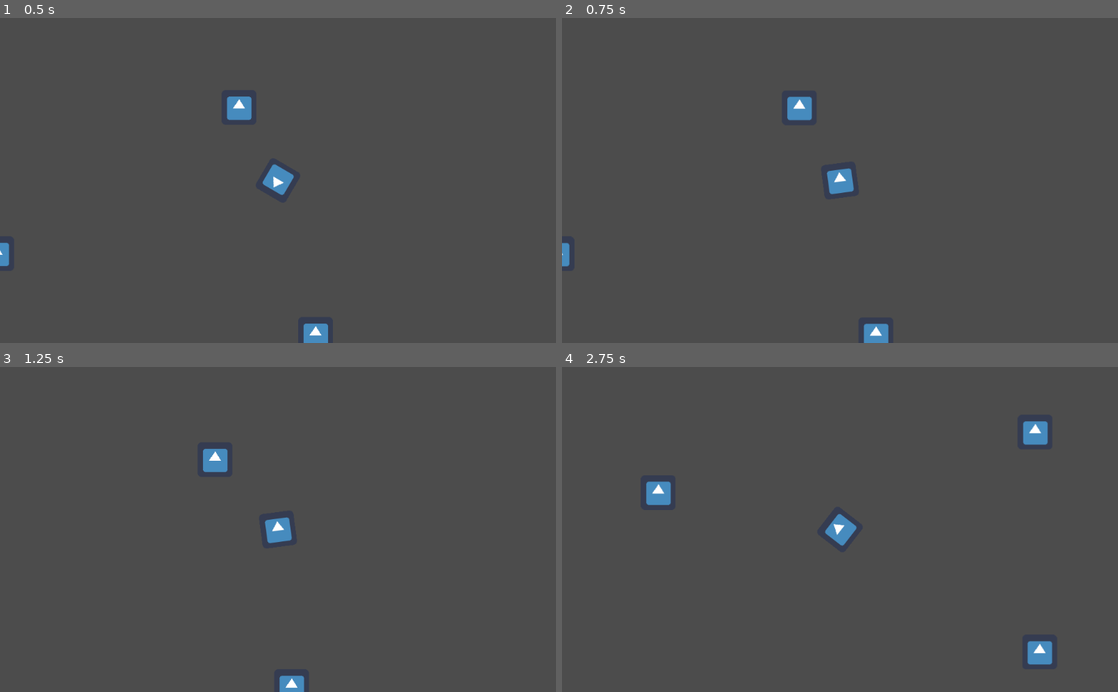
Above: before the commit, frames 1-4 (two rows, left to right).
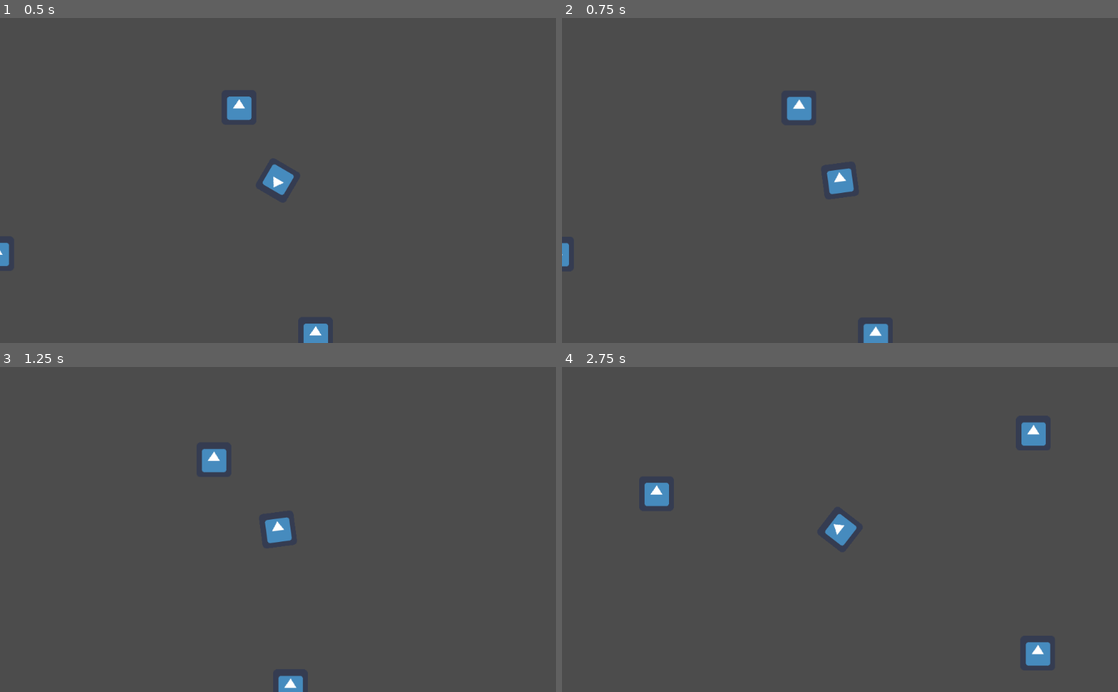
Above: after the commit, the same moments.

Repository: kpfries/moonshot2020
Game: Godot game, scene res://Scenes/Sample_Scene.tscn
Two runs of this game, one before a commit and one after it. Both use one fixed random seed, a clock stepped at 60 frames per second and the inputs below. The project has no main scene, so this scene is started directly. The engine's default icon, where the game draws it, is replaced by a stand-in: a white triangle on a blue panel in a dark square.
Inputs (mouse positions are in pixels of both pictures, inside the frame that each line leads up to):
- Up to frame 1 (0.5 s): no input
- Up to frame 2 (0.75 s): tap Enter at 0.5 s; move the mouse to (962, 164) at 0.52 s; hold Up (ui_up) from 0.53 s (still down); right-click (962, 164) at 0.6 s
- Up to frame 3 (1.25 s): keep holding Up (ui_up)
- Up to frame 4 (2.75 s): move the mouse to (728, 545) at 1.27 s; release Up (ui_up) at 1.28 s; right-click (728, 545) at 1.35 s; move the mouse to (895, 458) at 2.02 s; hold Up (ui_up) from 2.03 s (still down); click (895, 458) at 2.1 s; right-click (895, 458) at 2.3 s

Frame 1 is identical in both runs. In frame 2, less than 0.1% of the frame differs, in the area x 0-59%, y 24-100%; in frame 3, 0.1%; in frame 4, 0.4%, in the area x 14-89%, y 16-92%.

Commit message:
implemented auto aim and placeholder targeting icon

Diff:
--- a/Scenes/Actors/Player.tscn
+++ b/Scenes/Actors/Player.tscn
@@ -1,7 +1,8 @@
-[gd_scene load_steps=4 format=2]
+[gd_scene load_steps=5 format=2]
 
 [ext_resource path="res://icon.png" type="Texture" id=1]
 [ext_resource path="res://Scripts/Player.gd" type="Script" id=2]
+[ext_resource path="res://Scenes/GUI/Target.tscn" type="PackedScene" id=3]
 
 [sub_resource type="CircleShape2D" id=1]
 radius = 36.6866
@@ -19,10 +20,36 @@
 
 [node name="PlayerControl" type="Node2D" parent="."]
 
-[node name="RayCast2D" type="RayCast2D" parent="PlayerControl"]
-position = Vector2( 36.929, 0 )
+[node name="Rays" type="Node2D" parent="PlayerControl"]
+
+[node name="Ray1" type="RayCast2D" parent="PlayerControl/Rays"]
+position = Vector2( 37, 0 )
 enabled = true
-cast_to = Vector2( 200, 0 )
+cast_to = Vector2( 350, 0 )
+
+[node name="Ray2" type="RayCast2D" parent="PlayerControl/Rays"]
+position = Vector2( 37, 0 )
+rotation = 0.0698132
+enabled = true
+cast_to = Vector2( 350, 0 )
+
+[node name="Ray3" type="RayCast2D" parent="PlayerControl/Rays"]
+position = Vector2( 37, 0 )
+rotation = -0.0698132
+enabled = true
+cast_to = Vector2( 350, 0 )
+
+[node name="Ray4" type="RayCast2D" parent="PlayerControl/Rays"]
+position = Vector2( 37, 0 )
+rotation = 0.139626
+enabled = true
+cast_to = Vector2( 350, 0 )
+
+[node name="Ray5" type="RayCast2D" parent="PlayerControl/Rays"]
+position = Vector2( 37, 0 )
+rotation = -0.139626
+enabled = true
+cast_to = Vector2( 350, 0 )
 
 [node name="Gun" type="Node2D" parent="PlayerControl"]
 position = Vector2( 44.4974, 22.5136 )
@@ -33,3 +60,6 @@
 
 [node name="Sprite" type="Sprite" parent="PlayerControl"]
 texture = ExtResource( 1 )
+
+[node name="Target" parent="." instance=ExtResource( 3 )]
+visible = true
--- /dev/null
+++ b/Scenes/GUI/Target.tscn
@@ -0,0 +1,26 @@
+[gd_scene load_steps=5 format=2]
+
+[ext_resource path="res://Sprites/GUI/Target_Select.png" type="Texture" id=1]
+
+[sub_resource type="AtlasTexture" id=1]
+atlas = ExtResource( 1 )
+region = Rect2( 0, 0, 32, 32 )
+
+[sub_resource type="AtlasTexture" id=2]
+atlas = ExtResource( 1 )
+region = Rect2( 32, 0, 32, 32 )
+
+[sub_resource type="SpriteFrames" id=3]
+animations = [ {
+"frames": [ SubResource( 1 ), SubResource( 2 ) ],
+"loop": true,
+"name": "default",
+"speed": 5.0
+} ]
+
+[node name="Target" type="AnimatedSprite"]
+visible = false
+scale = Vector2( 2, 2 )
+frames = SubResource( 3 )
+speed_scale = 0.4
+playing = true
--- a/Scenes/Sample_Scene.tscn
+++ b/Scenes/Sample_Scene.tscn
@@ -1,27 +1,27 @@
-[gd_scene load_steps=3 format=2]
+[gd_scene load_steps=4 format=2]
 
 [ext_resource path="res://Scenes/Actors/Player.tscn" type="PackedScene" id=1]
+[ext_resource path="res://Scenes/GUI/Target.tscn" type="PackedScene" id=2]
 [ext_resource path="res://Scripts/procedural_pop.gd" type="Script" id=4]
 
 [node name="Sample_Scene" type="Node2D"]
 script = ExtResource( 4 )
 
 [node name="Rigid Tether" type="PinJoint2D" parent="."]
-position = Vector2( 533.367, 232.554 )
 node_a = NodePath("../Player")
 disable_collision = false
 softness = 16.0
 
 [node name="Tether" type="DampedSpringJoint2D" parent="."]
-position = Vector2( 533.367, 232.554 )
 node_a = NodePath("../Player")
 disable_collision = false
-length = 20.0
-rest_length = 1.0
-stiffness = 0.1
+length = 10.0
+rest_length = 10.0
+stiffness = 10.0
 
 [node name="Player" parent="." instance=ExtResource( 1 )]
 position = Vector2( -2.13321, 2.77069 )
+z_index = 1
 can_sleep = false
 linear_velocity = Vector2( 0, 0 )
 thrust = 200
@@ -30,3 +30,5 @@
 [node name="LevelBounds" type="Polygon2D" parent="."]
 visible = false
 polygon = PoolVector2Array( -10562.6, -6599.37, -471.506, -8321.4, 5865.55, -9251.29, 17162, -1502.18, 14028, 8829.98, -2813.46, 10586.4, -6670.8, 5971.42, -13524.5, 185.408 )
+
+[node name="Target" parent="." instance=ExtResource( 2 )]
--- a/Scripts/Player.gd
+++ b/Scripts/Player.gd
@@ -6,17 +6,19 @@
 export var tether: NodePath = ""
 var bullet_scn := preload("res://Scenes/Projectiles/Bullet.tscn")
 
-onready var ray = $PlayerControl/RayCast2D
+var target_selection: Node
+
+onready var target_sprite =  $Target
+onready var rays = $PlayerControl/Rays.get_children()
 onready var grapple = get_node(tether)
 onready var gun = $PlayerControl/Gun
 
-# Called when the node enters the scene tree for the first time.
+
 func _ready():
 	pass
 
 
-# Called every frame. 'delta' is the elapsed time since the previous frame.
-func _process(delta):
+func _physics_process(delta):
 	var cursor_pos = get_global_mouse_position()
 
 	control.look_at(cursor_pos)
@@ -27,10 +29,10 @@
 		self.apply_central_impulse(thruster_force)
 
 	if Input.is_action_just_pressed("grapple"):
-		if ray.is_colliding() == true:
-			moveto(ray.get_collider(), grapple)
-			grapple.set_node_b(get_path_to(ray.get_collider()))
-			print(ray.get_collider().global_position)
+		var collide = aim_assist()
+		if collide != null:
+			moveto(collide, grapple)
+			grapple.set_node_b(get_path_to(collide))
 	if Input.is_action_just_released("grapple"):
 		if grapple.node_b:
 			grapple.set_node_b(NodePath(""))
@@ -43,9 +45,33 @@
 		bullet.parent_speed = linear_velocity
 		get_tree().current_scene.add_child(bullet)
 
+# warning-ignore:unused_argument
+func _process(delta):
+
+	pass
+
+	#this should maybe be in a GUI controller later :/
+	var target = aim_assist()
+	if target != null:
+		target_sprite.global_position = target.global_position
+		target_sprite.global_rotation = 0
+
+		target_sprite.visible = true
+	else:
+		target_sprite.visible = false
+#
+#
+#	pass
+
+
 
 func moveto(target, current):
 	var target_pos = target.global_position
 	var current_pos = current.global_position
 	var translate_offset = target_pos - current_pos
 	current.global_translate(translate_offset)
+
+func aim_assist():
+	for ray in rays:
+		if ray.is_colliding():
+			return ray.get_collider()
--- a/project.godot
+++ b/project.godot
@@ -20,7 +20,7 @@
 
 [application]
 
-config/name="Cold Burn"
+config/name="Moonshot 2020"
 config/icon="res://icon.png"
 
 [input]
Renamed: Sprites/Grapple.png -> Sprites/GUI/Grapple.png
Not shown, changed: Sprites/GUI/Grapple.png.import
Binary file added: Sprites/GUI/Target_Select.png
Not shown, added: Sprites/GUI/Target_Select.png.import
Not shown, added: export_presets.cfg
